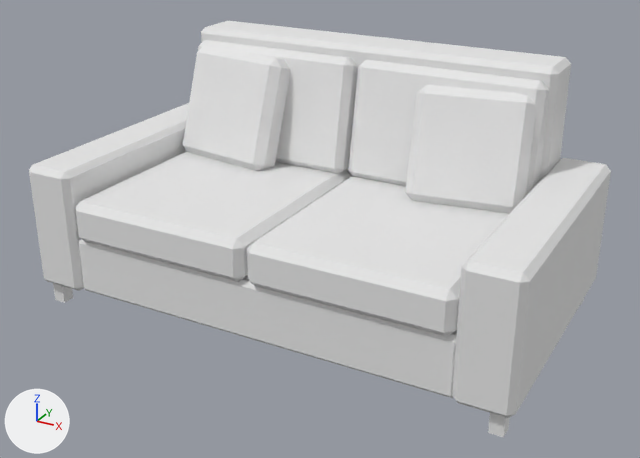
Before and after pictures for a commit that changed the glTF model public/models/furniture/living/sofa/sofa-00.glb.
Before and after are seen from a 50 mm lens placed at (1.373, -2.491, 1.527), pointed at (0.029, -0.048, 0.306). Lighting does not change. The marker at lower left points along +X, +Y and +Z. The first picture is the older version. Where no turn or scale is listed for an object, it has been applied to the vertices. Vertices at exactly the same position are counted once.

Before the edit, the objects in view are built like this:
```python
mat_lowpolykit = principled_material('LowPolyKit')
mat_lowpolykit.base_color = (0.8, 0.8, 0.8)  # white #e7e7e7
mat_lowpolykit.roughness = 0.85
me_sofa_00 = bpy.data.meshes.new('sofa_00')
me_sofa_00.from_pydata(...)  # 272 vertices, 480 faces; spans x -0.87..0.87, y -0.49..0.49, z -0.43..0.43
me_sofa_00.materials.append(mat_lowpolykit)  # white #e7e7e7
ob_sofa_00 = bpy.data.objects.new('sofa_00', me_sofa_00)
ob_sofa_00.location = (0.0, 0.0, 0.433)
```
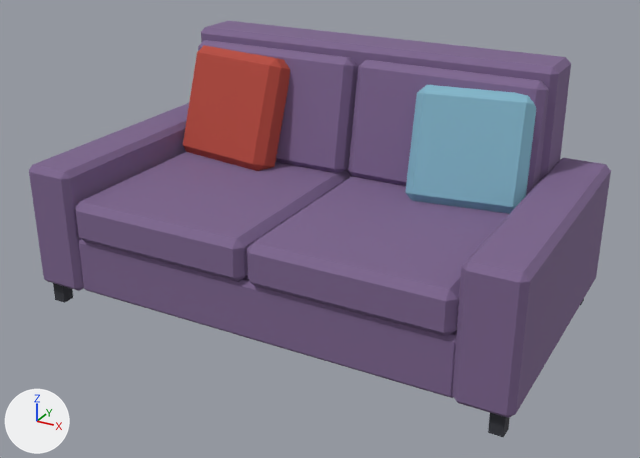
The change, as a diff of the scene's bpy script:
```diff
--- a/public/models/furniture/living/sofa/sofa-00.glb.py
+++ b/public/models/furniture/living/sofa/sofa-00.glb.py
@@ mat_lowpolykit @@
 n0 = _N.new('ShaderNodeBsdfPrincipled'); n0.name = 'Principled BSDF'
 n1 = _N.new('ShaderNodeOutputMaterial'); n1.name = 'Material Output'
+n2 = _N.new('ShaderNodeMix'); n2.name = 'Mix'
+n2.data_type = 'RGBA'
+n2.blend_type = 'MULTIPLY'
+n2.inputs[0].default_value = 1.0  # 'Factor'
+n2.inputs[7].default_value = (0.8, 0.8, 0.8, 1.0)  # 'B', white #e7e7e7
+n3 = _N.new('ShaderNodeVertexColor'); n3.name = 'Color Attribute'
 _L.new(n0.outputs[0], n1.inputs[0])  # 'BSDF' to 'Surface'
+_L.new(n2.outputs[2], n0.inputs[0])  # 'Result' to 'Base Color'
+_L.new(n3.outputs[0], n2.inputs[6])  # 'Color' to 'A'
@@ me_sofa_00 @@
 me_sofa_00.from_pydata(...)  # 272 vertices, 480 faces; spans x -0.87..0.87, y -0.49..0.49, z -0.43..0.43
 # used by ob_sofa_00; location = (0.0, 0.0, 0.433)
+# me_sofa_00 part 1: vertex colours changed
 me_sofa_00.materials.append(mat_lowpolykit)
```

Changed parts and their boxes (x1, y1, x2, y2) in the pictures (640 x 458 px):
'sofa_00', recoloured (darker): (29, 21, 611, 437) in both
